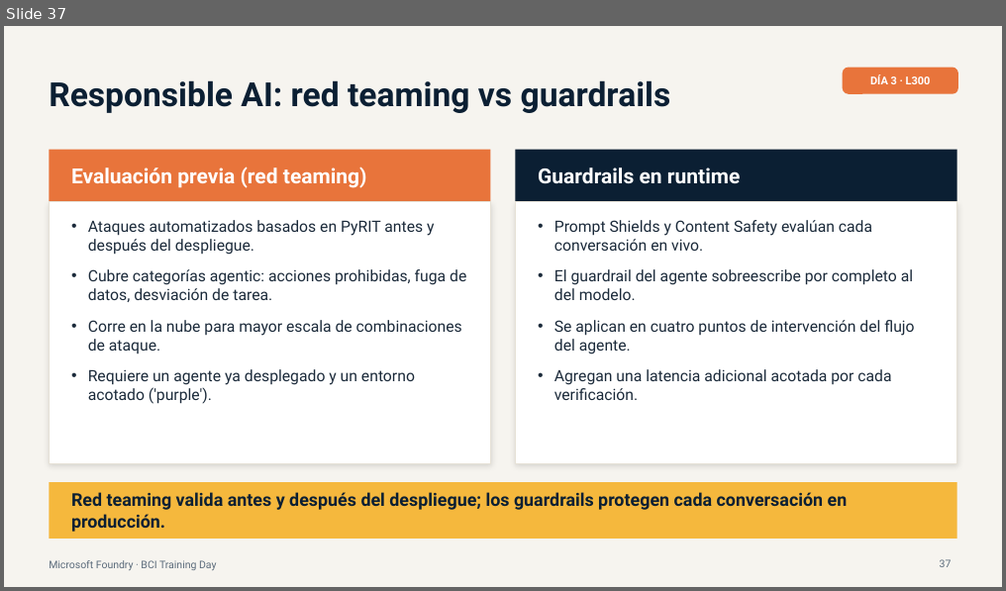
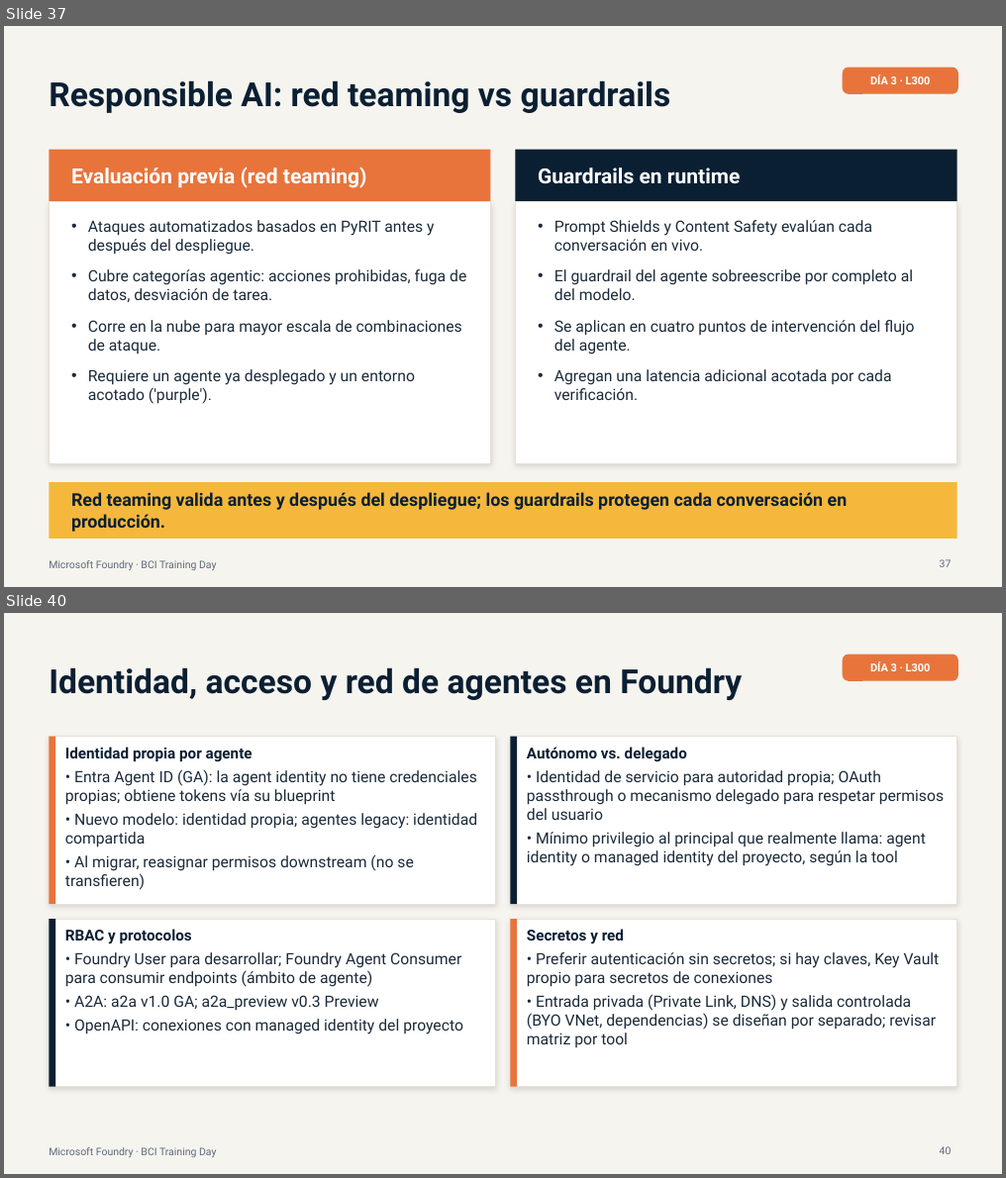
Before and after one commit to valegrajales/bci_workshop, a slide deck: presentaciones/BCI_Foundry_Dia3_L300_Produccion_Gobierno.pptx. Shown one above the other, each under a label of ours: slide 37 before the commit, slides 37 and 40 after it; the slides between them are not shown. The pictures are 1006x591 and 1006x1178 pixels, drawn with LibreOffice and Linux fonts; fonts in the diff are those of the drawing. Boxes give left, top, right and bottom in pixels: in the first picture for what was removed or moved away, otherwise in the second. Text is boxed around its words. In the diff, an @@ line names an element or a change of style, - is before the commit and + after.

```diff
--- a/presentaciones/BCI_Foundry_Dia3_L300_Produccion_Gobierno.pptx
+++ b/presentaciones/BCI_Foundry_Dia3_L300_Produccion_Gobierno.pptx
@@ slide 40 added at (4,613,1002,1174), background #F6F4EF @@
@@ text added at (49,667,742,700), 32 pt, text #0B1F33, bold @@
+Identidad, acceso y red de agentes en Foundry
@@ rounded rectangle added at (843,655,958,681), fill #E8743B @@
@@ text added at (870,662,931,671), 10.5 pt, text #FFFFFF, bold @@
+DÍA 3 · L300
@@ rectangle added at (49,737,496,904), fill #FFFFFF, outline #E6E1D6 0.75 pt @@
@@ rectangle added at (49,737,55,904), fill #E8743B @@
@@ text added at (65,747,477,890), 15 pt, text #1B2A3A @@
+Identidad propia por agente
+• Entra Agent ID (GA): la agent identity no tiene credenciales propias; obtiene tokens vía su blueprint
+• Nuevo modelo: identidad propia; agentes legacy: identidad compartida
+• Al migrar, reasignar permisos downstream (no se transfieren)
@@ rectangle added at (510,737,957,904), fill #FFFFFF, outline #E6E1D6 0.75 pt @@
@@ rectangle added at (510,737,517,904), fill #0B1F33 @@
@@ text added at (527,747,944,866), 15 pt, text #1B2A3A @@
+Autónomo vs. delegado
+• Identidad de servicio para autoridad propia; OAuth passthrough o mecanismo delegado para respetar permisos del usuario
+• Mínimo privilegio al principal que realmente llama: agent identity o managed identity del proyecto, según la tool
@@ rectangle added at (49,919,496,1087), fill #FFFFFF, outline #E6E1D6 0.75 pt @@
@@ rectangle added at (49,919,55,1087), fill #0B1F33 @@
@@ text added at (65,929,463,1035), 15 pt, text #1B2A3A @@
+RBAC y protocolos
+• Foundry User para desarrollar; Foundry Agent Consumer para consumir endpoints (ámbito de agente)
+• A2A: a2a v1.0 GA; a2a_preview v0.3 Preview
+• OpenAPI: conexiones con managed identity del proyecto
@@ rectangle added at (510,919,957,1087), fill #FFFFFF, outline #E6E1D6 0.75 pt @@
@@ rectangle added at (510,919,517,1087), fill #E8743B @@
@@ text added at (527,929,940,1048), 15 pt, text #1B2A3A @@
+Secretos y red
+• Preferir autenticación sin secretos; si hay claves, Key Vault propio para secretos de conexiones
+• Entrada privada (Private Link, DNS) y salida controlada (BYO VNet, dependencias) se diseñan por separado; revisar matriz por tool
@@ page number added at (940,1147,951,1155), 10 pt, text #5B6B7B @@
+40
@@ text added at (49,1148,216,1157), 10 pt, text #5B6B7B @@
+Microsoft Foundry · BCI Training Day
```
Also in this commit, not shown: 4 other slides added.
